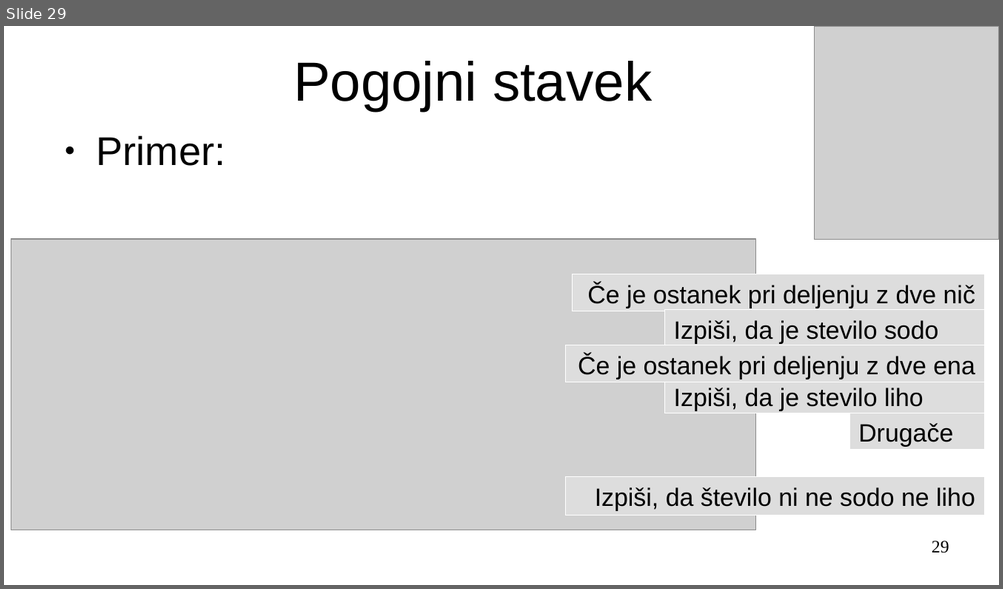
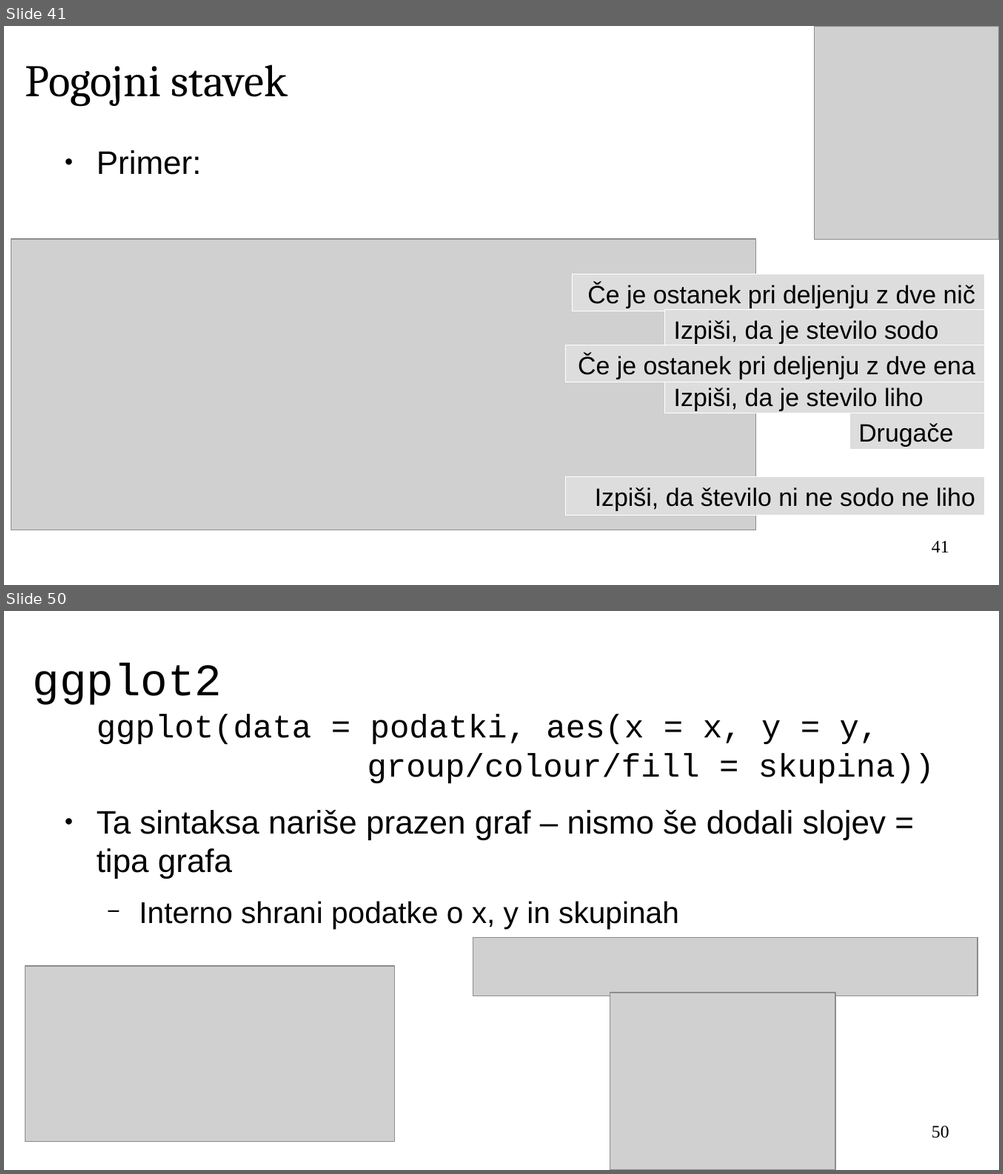
Before and after one commit to janaobsteter/R_tecaj, a slide deck: ModulB/ITTecaj_R_ModulB.odp. Shown one above the other, each under a label of ours: slide 29 before the commit, slides 41 and 50 after it; the slides between them are not shown. The pictures are 1003x589 and 1003x1174 pixels, drawn with LibreOffice and Linux fonts; fonts in the diff are those of the drawing; grey boxes stand for pictures. Boxes give left, top, right and bottom in pixels: in the first picture for what was removed or moved away, otherwise in the second. Text is boxed around its words. In the diff, an @@ line names an element or a change of style, - is before the commit and + after.

```diff
--- a/ModulB/ITTecaj_R_ModulB.odp
+++ b/ModulB/ITTecaj_R_ModulB.odp
@@ slide 50 added at <box>4,611,999,1170</box>, background #FFFFFF @@
@@ title added at <box>32,663,222,705</box>, 36 pt, text #000000 @@
+ggplot2
@@ text added at <box>96,715,934,929</box>, 26 pt, text #000000 @@
+ggplot(data = podatki, aes(x = x, y = y,
+group/colour/fill = skupina))
+● Ta sintaksa nariše prazen graf – nismo še dodali slojev = tipa grafa
+  − Interno shrani podatke o x, y in skupinah
@@ picture added at <box>473,937,978,997</box> @@
@@ picture added at <box>25,967,395,1142</box> @@
@@ picture added at <box>609,993,835,1170</box> @@
@@ page number added at <box>931,1126,949,1139</box>, 14 pt, text #000000 @@
+50
@@ what was slide 29 is now slide 41 @@
@@ slide 41 changed as well @@
@@ title "Pogojni stavek" at <box>25,64,287,107</box>: size 44 to 36 pt, font Arial to Cambria; alignment centre to left @@
@@ text "Primer:": place and size @@
-text "Primer:" at <box>96,136,225,166</box>
+text "Primer:" at <box>96,150,202,175</box>
@@ text "Primer:" at <box>96,150,202,175</box>: size 32 to 26 pt @@
@@ page number at <box>931,541,949,553</box>: text changed @@
-29
+41
```
Also in this commit, not shown: 26 other slides changed, 22 other slides added, 1 slide removed, 2 other files.
